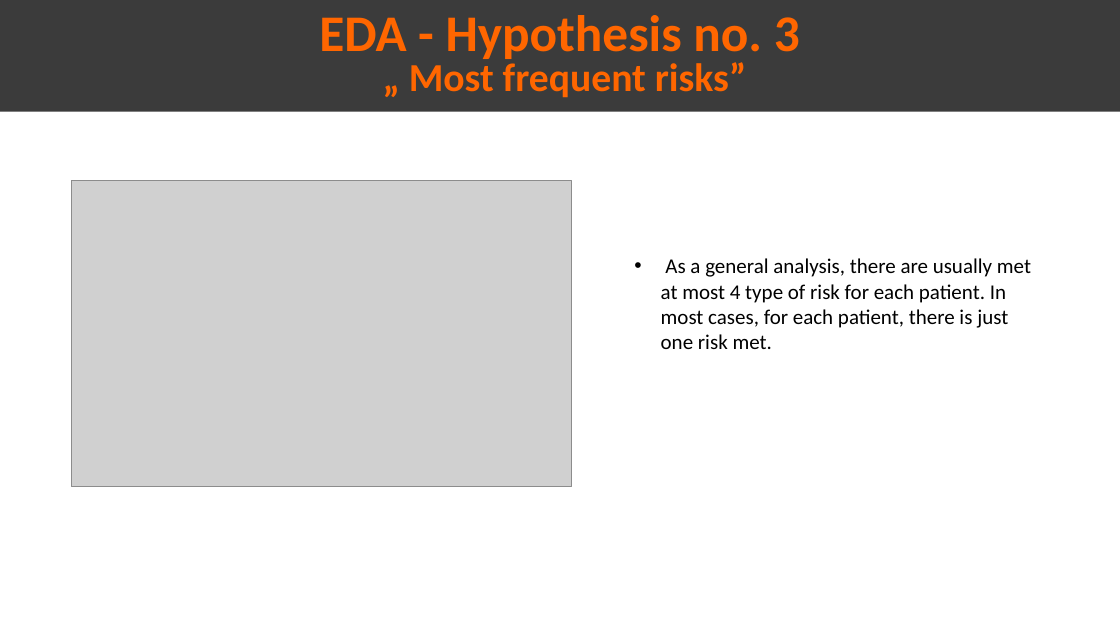
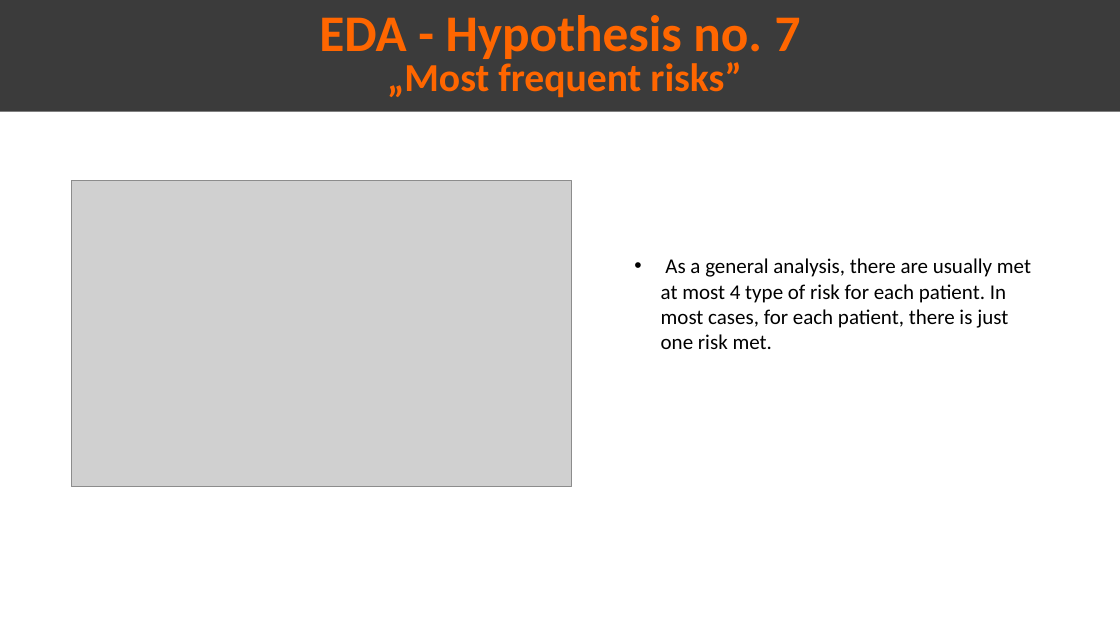
Before and after one commit to Omar-Safwat/HealthCare_project, a slide deck: slide 15 of Week_10-11/Presentation_EDA.pptx (slide 10 before the commit). Drawn at 1120x630 pixels with LibreOffice and Linux fonts; fonts in the diff are those of the drawing; grey boxes stand for pictures. Boxes give left, top, right and bottom in pixels: in the first picture for what was removed or moved away, otherwise in the second. Text is boxed around its words. In the diff, an @@ line names an element or a change of style, - is before the commit and + after.

```diff
--- a/Week_10-11/Presentation_EDA.pptx
+++ b/Week_10-11/Presentation_EDA.pptx
@@ text in rectangle at <box>319,15,801,98</box>: text changed @@
-EDA - Hypothesis no. 3
-„ Most frequent risks”
+EDA - Hypothesis no. 7
+„Most frequent risks”
```
Also in this commit, not shown: 9 other slides changed, 5 slides added, 1 slide removed, 2 other files.
